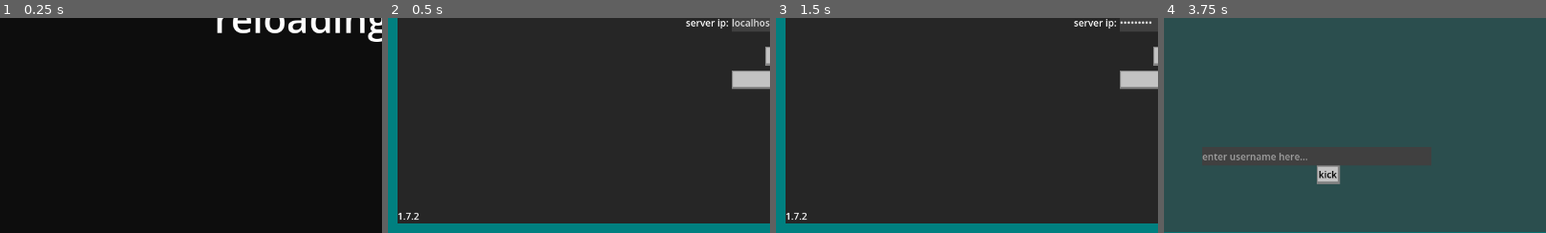
Above: before the commit, frames 1-4 (left to right).
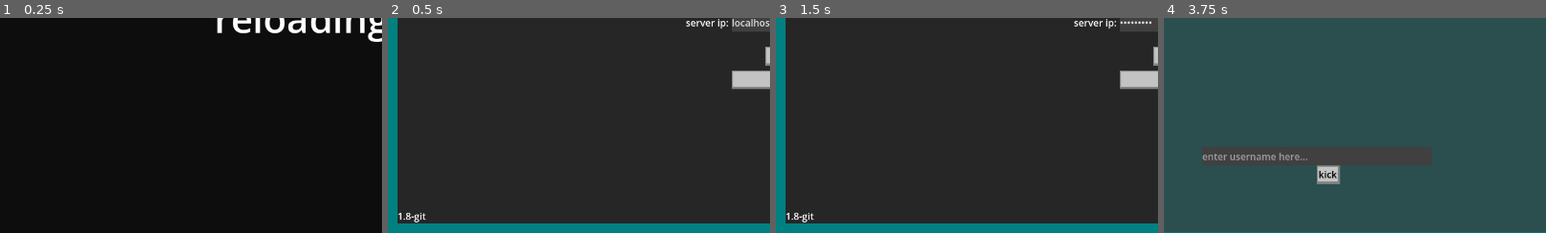
Above: after the commit, the same moments.

Repository: CyanActSus420/pisscord
Game: Godot game, scene res://main.tscn
The game is run twice, just before and just after one commit, with the same random seed, the same clock (stepped at 60 frames per second) and the same inputs.
Inputs (mouse positions are % of the whole screen's width and height, from its top left):
- Up to frame 1 (0.25 s): no input
- Up to frame 2 (0.5 s): no input
- Up to frame 3 (1.5 s): click (60, 46) at 0.52 s; type "12" at 0.6 s; click "censor IP" at 1.25 s
- Up to frame 4 (3.75 s): click "censor IP" at 2 s; click "censor IP" at 2.75 s; click "host dedicated server" at 3.5 s
The pictures show only the part of the screen within x 0-50%, y 50-100%; the shares and areas given below are measured in that part.

Frame 1 is identical in both runs. In frame 2, 0.1% of the frame differs, in the area x 4-10%, y 90-96%; in frame 3, 0.1%; in frame 4, nothing differs.

Commit message:
export related things and dedicated server scripts

Diff:
--- a/main.tscn
+++ b/main.tscn
@@ -8,6 +8,7 @@
 script = ExtResource("1_ayb3k")
 
 [node name="host-join" type="Node2D" parent="." unique_id=389724809]
+visible = false
 
 [node name="Panel" type="Panel" parent="host-join" unique_id=1970354916]
 offset_left = 16.0
@@ -121,7 +122,7 @@
 offset_right = 64.0
 offset_bottom = 703.0
 theme = ExtResource("2_vfopn")
-text = "1.7.2"
+text = "1.7"
 
 [node name="fav_server_list" parent="host-join" unique_id=2142232814 instance=ExtResource("2_kt02t")]
 position = Vector2(16, 16)
--- a/project.godot
+++ b/project.godot
@@ -15,7 +15,7 @@
 [application]
 
 config/name="pisscord"
-config/version="1.7.2"
+config/version="1.8-git"
 run/main_scene="res://main.tscn"
 config/use_custom_user_dir=true
 config/custom_user_dir_name="pisscord"
Not shown, changed: export_presets.cfg
Not shown, added: non-gd script shit/start_dedicated_server_linux.sh
Not shown, added: non-gd script shit/start_dedicated_server_windows.bat
